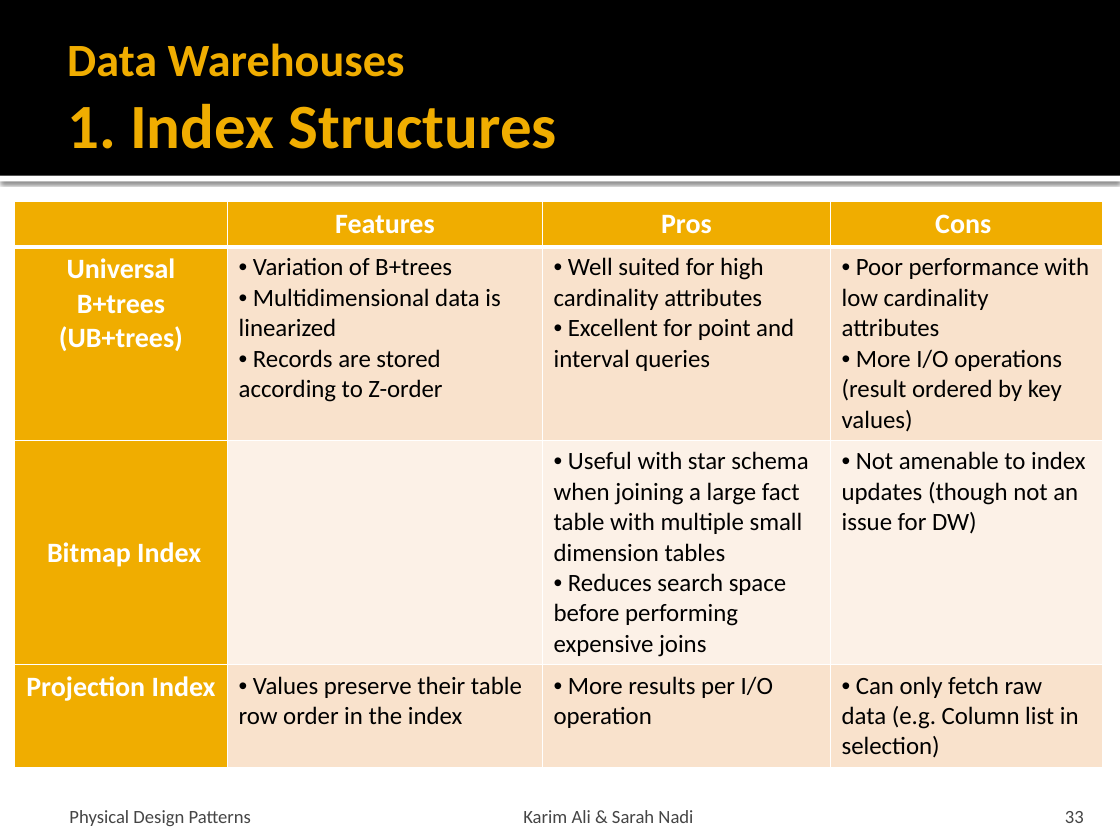
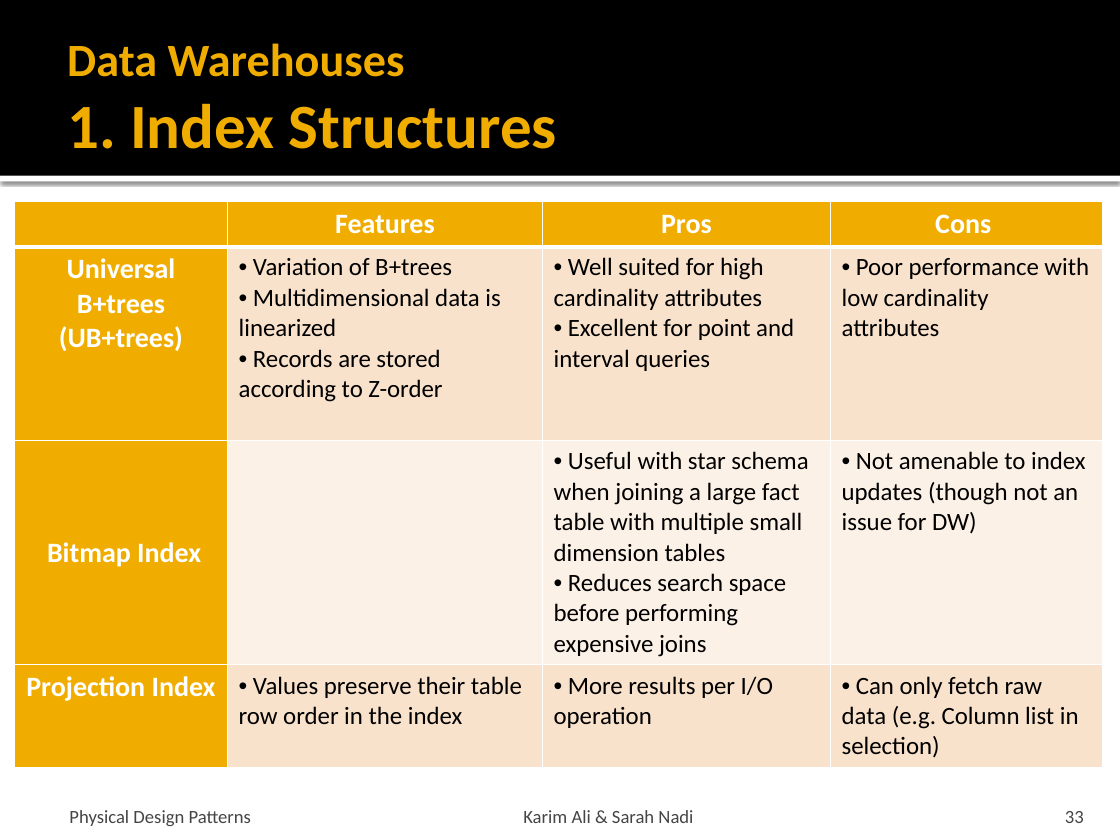
Before and after one commit to snadi/cs848-db, a slide deck: slide 33 of cs848-db/PhysDesignPres.pptx. Drawn at 1120x840 pixels with LibreOffice and Linux fonts; fonts in the diff are those of the drawing. Boxes give left, top, right and bottom in pixels: in the first picture for what was removed or moved away, otherwise in the second. Text is boxed around its words. In the diff, an @@ line names an element or a change of style, - is before the commit and + after.

```diff
--- a/cs848-db/PhysDesignPres.pptx
+++ b/cs848-db/PhysDesignPres.pptx
@@ table at <box>15,202,1102,762</box> @@
-row 2, column 4: Poor performance with low cardinality attributes / More I/O operations (result ordered by key values)
+row 2, column 4: Poor performance with low cardinality attributes
```
Also in this commit, not shown: 3 other slides changed.
